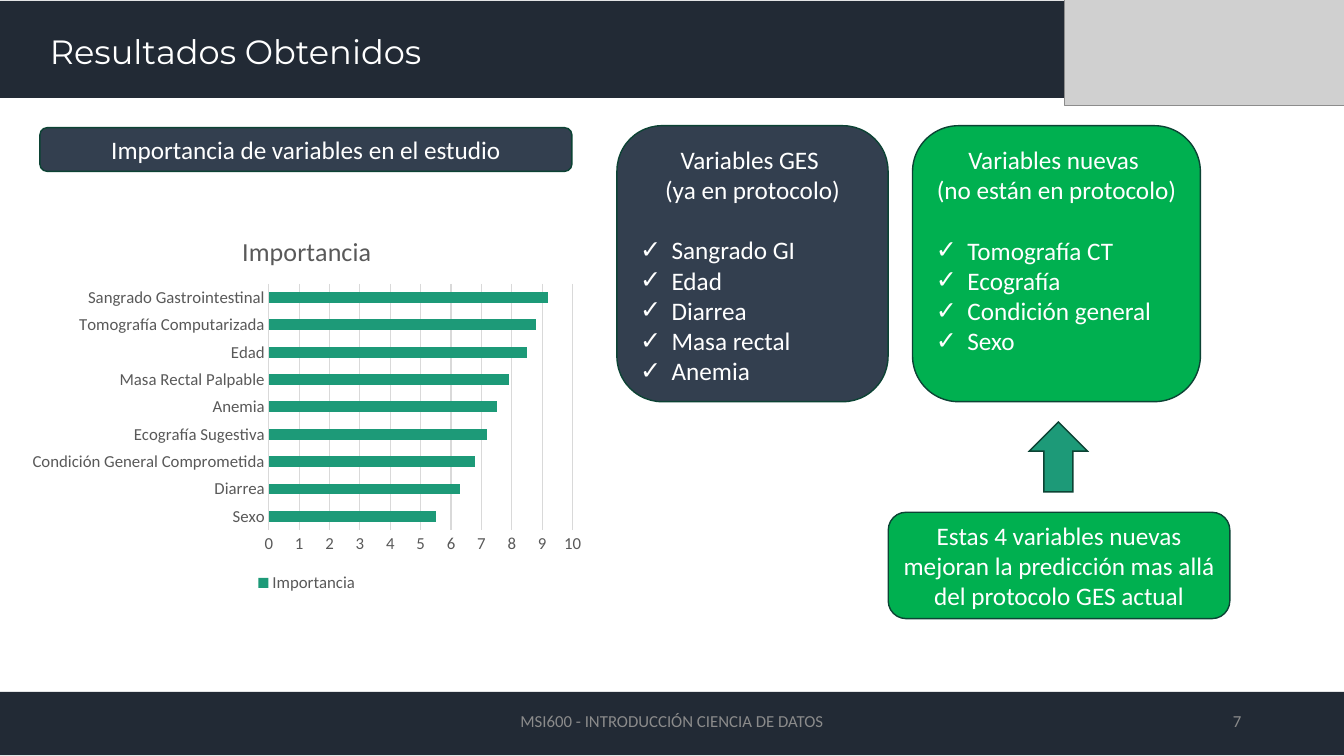
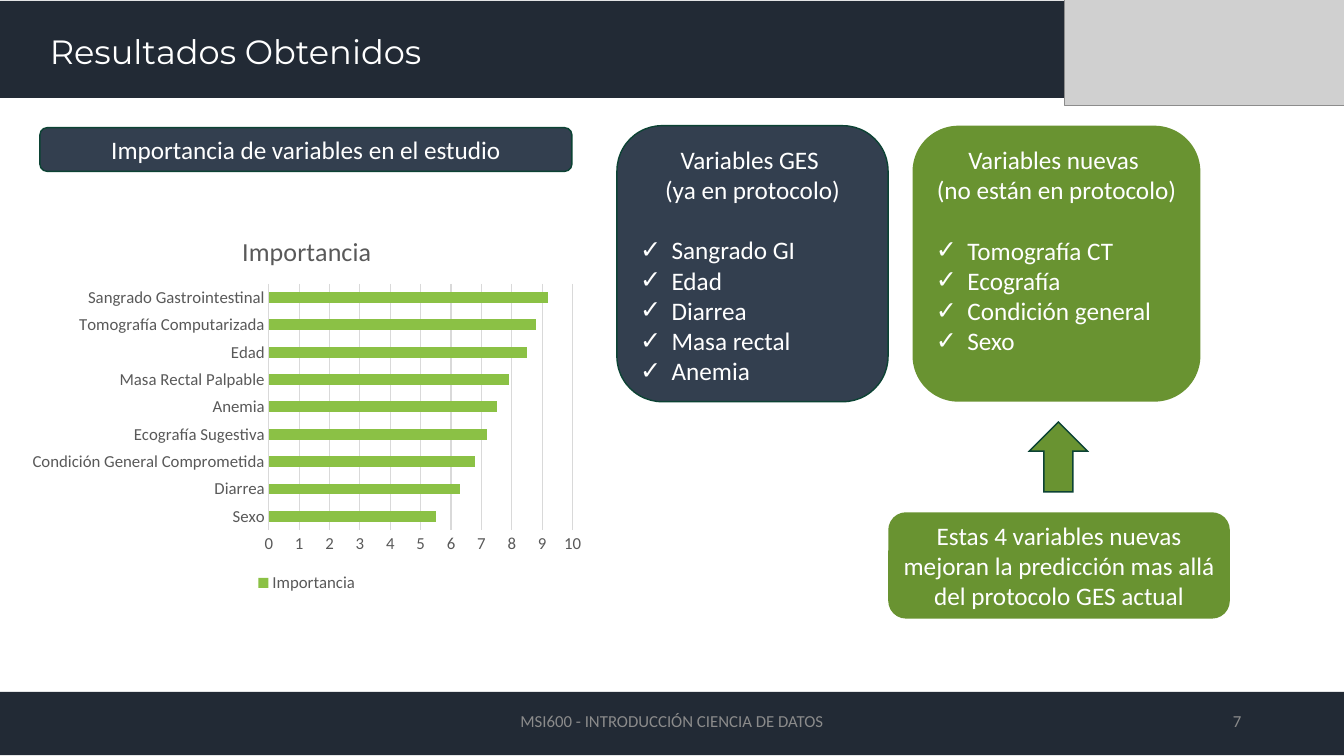
Before and after one commit to bguzmanm/MII-Ciencia-Datos-T001, a slide deck: slide 7 of material/PRESENTACION/cienciadedatosaplicada_investigacion.pptx. Drawn at 1344x756 pixels with LibreOffice and Linux fonts; fonts in the diff are those of the drawing; grey boxes stand for pictures. Boxes give left, top, right and bottom in pixels: in the first picture for what was removed or moved away, otherwise in the second. Text is boxed around its words. In the diff, an @@ line names an element or a change of style, - is before the commit and + after.

```diff
--- a/material/PRESENTACION/cienciadedatosaplicada_investigacion.pptx
+++ b/material/PRESENTACION/cienciadedatosaplicada_investigacion.pptx
@@ rounded rectangle "Variables nuevas" at (912,126,1201,402): fill #00B050 to #699331; outline #0D4335 1 pt to none @@
@@ bar stacked chart at (21,215,593,597) @@
@@ title "Importancia" to "Importancia " @@
@@ colour of Importancia #1D9A78 to #8BC145 @@
@@ down arrow at (1029,422,1088,492): fill #1D9A78 to #699331 @@
@@ rounded rectangle "Estas 4 variables nuevas mejoran ..." at (888,512,1230,618): fill #00B050 to #699331; outline #0D4335 1 pt to none @@
```
Also in this commit, not shown: 8 other slides changed.
